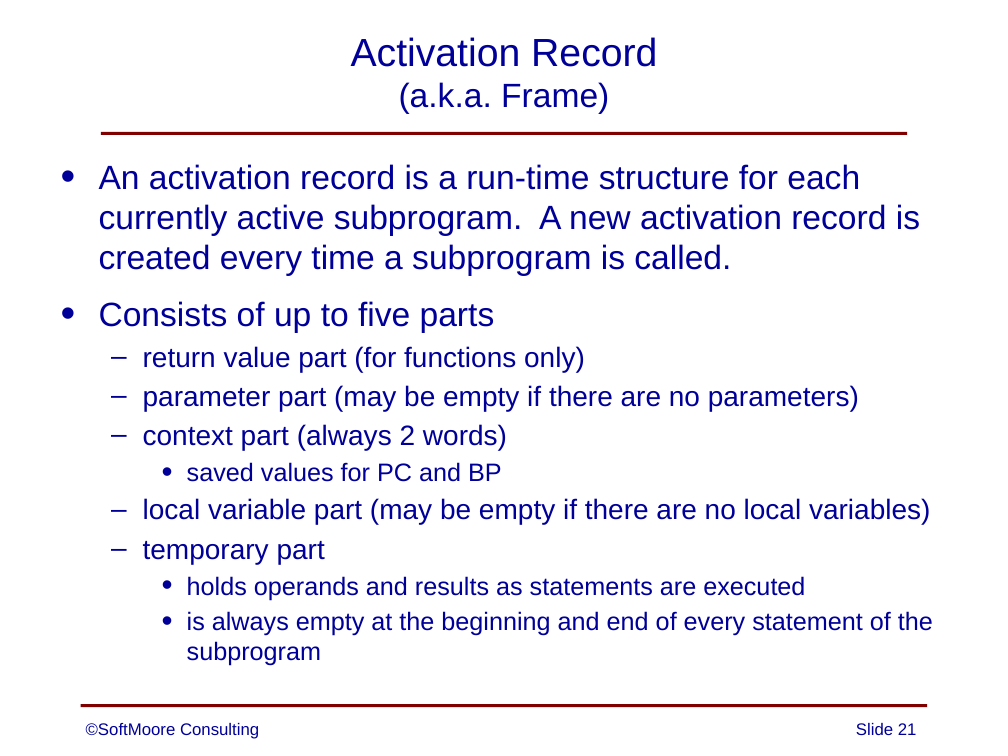
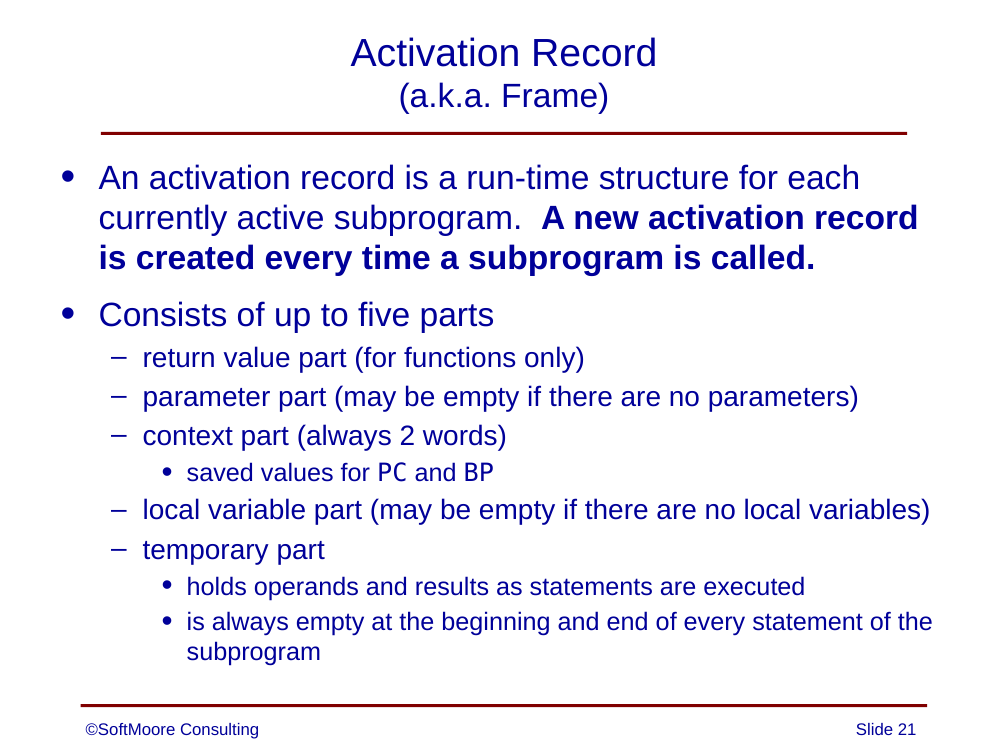
Before and after one commit to SoftMoore/CPRL-Java-3rd, a slide deck: slide 21 of PowerPoints/13 - Subprograms.pptx. Drawn at 1008x756 pixels with LibreOffice and Linux fonts; fonts in the diff are those of the drawing. Boxes give left, top, right and bottom in pixels: in the first picture for what was removed or moved away, otherwise in the second. Text is boxed around its words. In the diff, an @@ line names an element or a change of style, - is before the commit and + after.

```diff
--- a/PowerPoints/13 - Subprograms.pptx
+++ b/PowerPoints/13 - Subprograms.pptx
@@ text at (99,164,919,482): bold on in "A new activation record is created every ..."; font Arial to DejaVu Sans Mono in "PC BP" @@
```
Also in this commit, not shown: 2 other slides changed, 4 other files.
